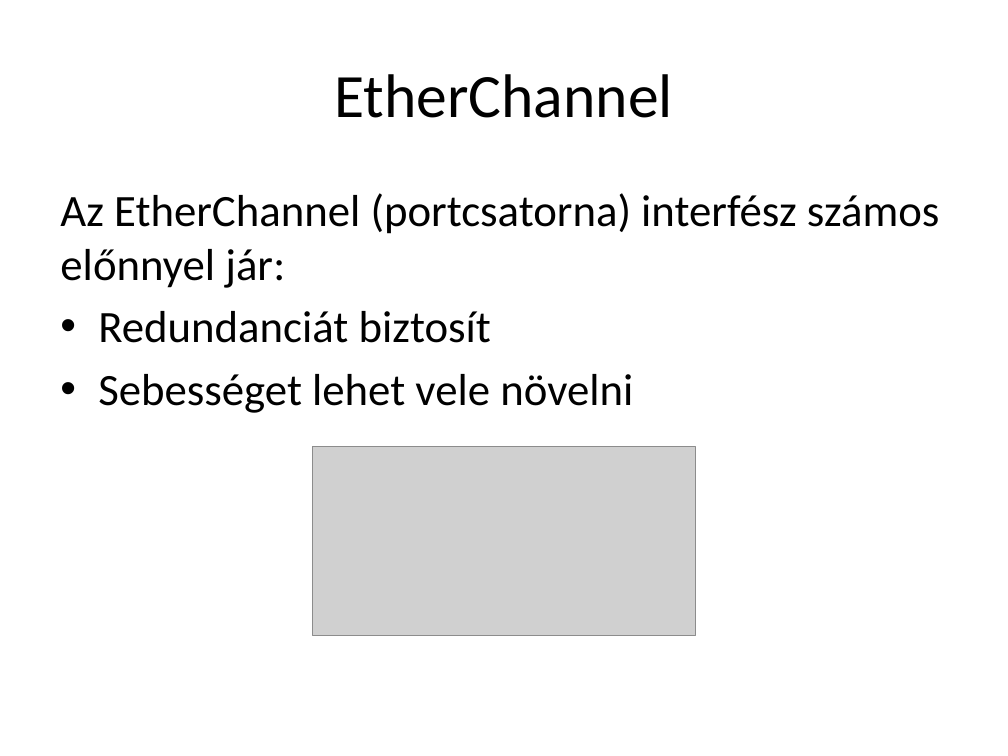
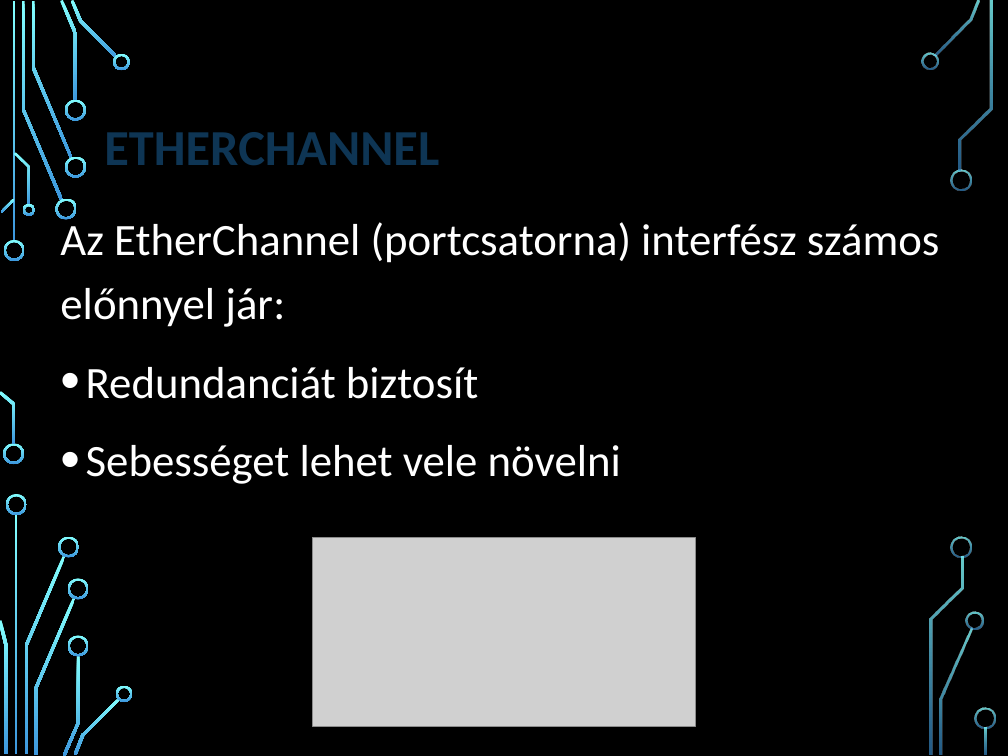
Before and after one commit to LocskaG/Uzemelteto_vizsgaremek_2024, a slide deck: slide 9 of BEMUTATÓ/Halozattervezesi_vizsgaremek_ppt.pptx. Drawn at 1008x756 pixels with LibreOffice and Linux fonts; fonts in the diff are those of the drawing; grey boxes stand for pictures; background and template pictures are left out. Boxes give left, top, right and bottom in pixels: in the first picture for what was removed or moved away, otherwise in the second. Text is boxed around its words. In the diff, an @@ line names an element or a change of style, - is before the commit and + after.

```diff
--- a/BEMUTATÓ/Halozattervezesi_vizsgaremek_ppt.pptx
+++ b/BEMUTATÓ/Halozattervezesi_vizsgaremek_ppt.pptx
@@ background #FFFFFF to picture (left out) @@
@@ title at [104,132,439,165]: text changed; size 44 to 36 pt; text colour #000000 to #0E3554; bold on @@
-EtherChannel
+ETHERCHANNEL
@@ text "Az EtherChannel (portcsatorna) interfész számos ..." at [60,218,940,484]: text colour #000000 to #FFFFFF; line spacing 1 to 1.2; more space between paragraphs; indent changed; vertical alignment top to middle @@
@@ picture: place and size @@
-picture at [312,447,696,636]
+picture at [312,537,696,727]
@@ group added at [0,0,995,756]: 33 freeform shapes, 3 rectangles @@
```
Also in this commit, not shown: 13 other slides changed, 4 slides added, 4 slides removed.
